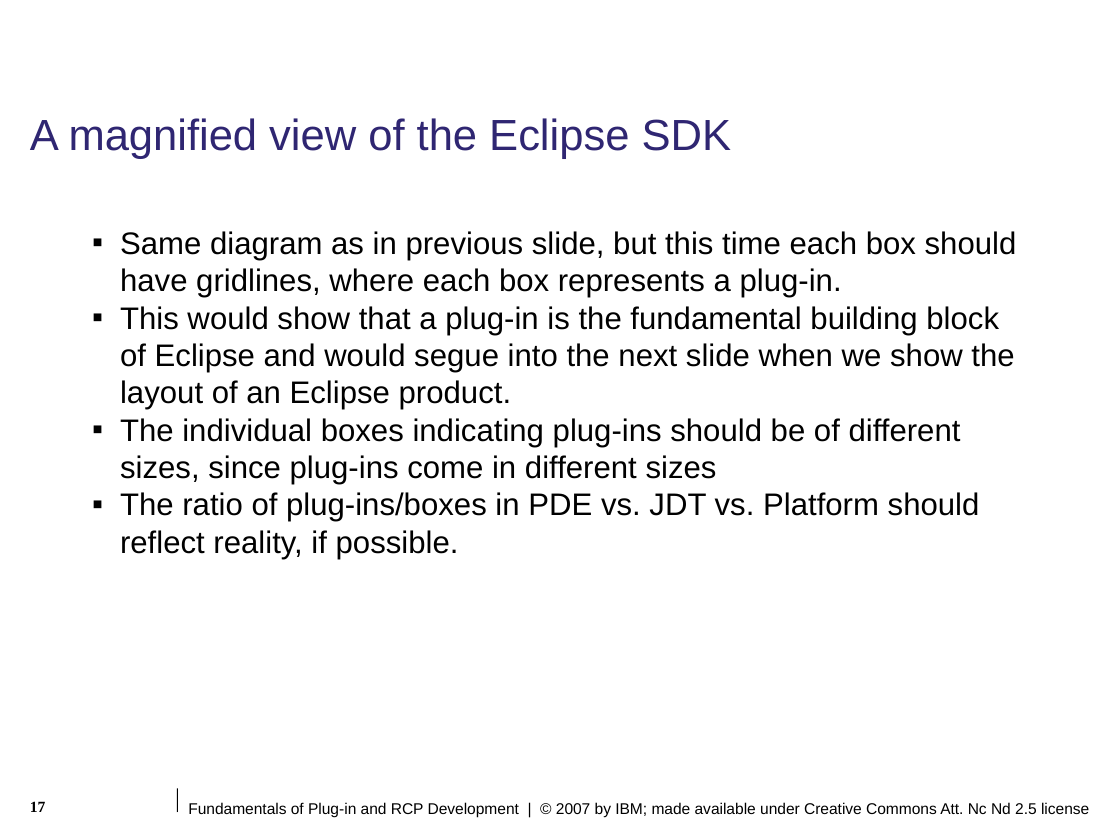
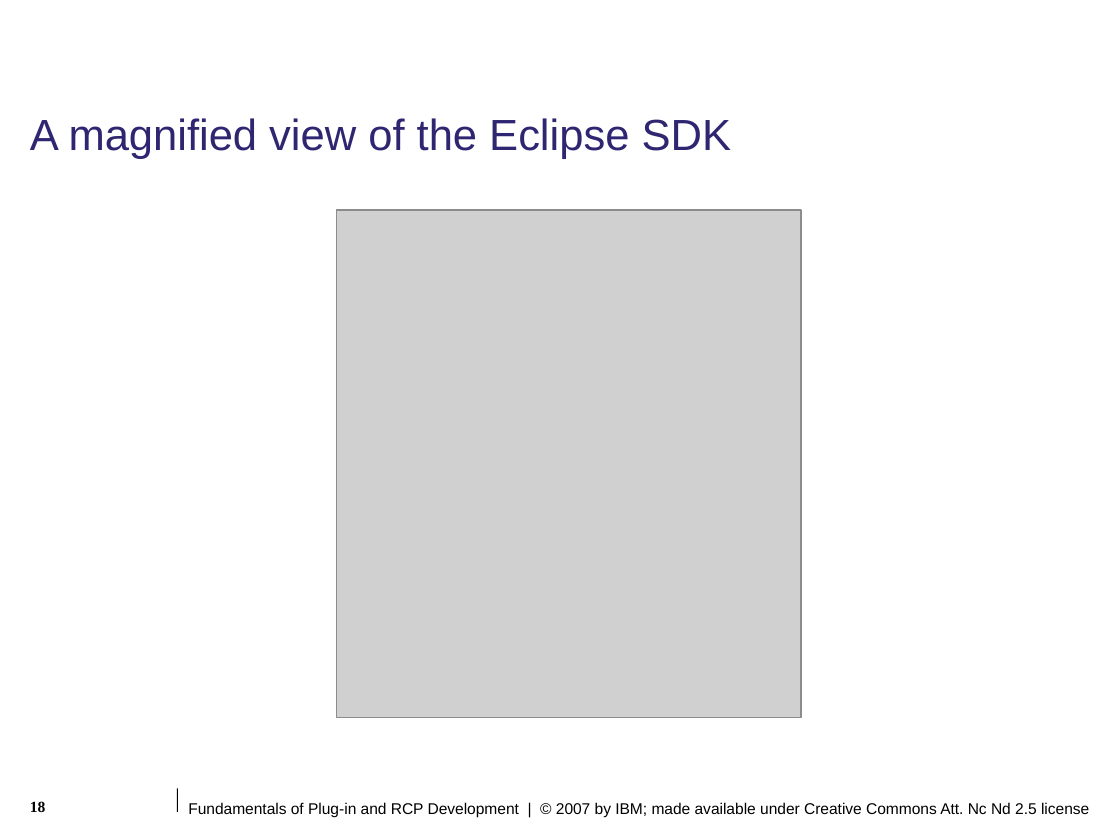
Before and after one commit to lukangping/eclipse.pde.incubator, a slide deck: slide 18 of presentations/eclipse-con/2007/slides/Fundamentals_of_Plugin_and_RCP_Development.ppt (slide 17 before the commit). Drawn at 1120x840 pixels with LibreOffice and Linux fonts; fonts in the diff are those of the drawing; grey boxes stand for pictures; background and template pictures are left out. Boxes give left, top, right and bottom in pixels: in the first picture for what was removed or moved away, otherwise in the second. Text is boxed around its words. In the diff, an @@ line names an element or a change of style, - is before the commit and + after.

Commit message:
Add images:  2007-02-15 19-38

```diff
--- a/presentations/eclipse-con/2007/slides/Fundamentals_of_Plugin_and_RCP_Development.ppt
+++ b/presentations/eclipse-con/2007/slides/Fundamentals_of_Plugin_and_RCP_Development.ppt
@@ text removed at [120,231,1017,559] @@
-▪ Same diagram as in previous slide, but this time each box should have gridlines, where each box represents a plug-in.
-▪ This would show that a plug-in is the fundamental building block of Eclipse and would segue into the next slide when we show the layout of an Eclipse product.
-▪ The individual boxes indicating plug-ins should be of different sizes, since plug-ins come in different sizes
-▪ The ratio of plug-ins/boxes in PDE vs. JDT vs. Platform should reflect reality, if possible.
@@ picture added at [337,211,802,718] @@
@@ page number at [30,801,46,812]: text changed @@
-17
+18
```
Also in this commit, not shown: 6 other slides changed, 2 slides added, 1 slide removed.
